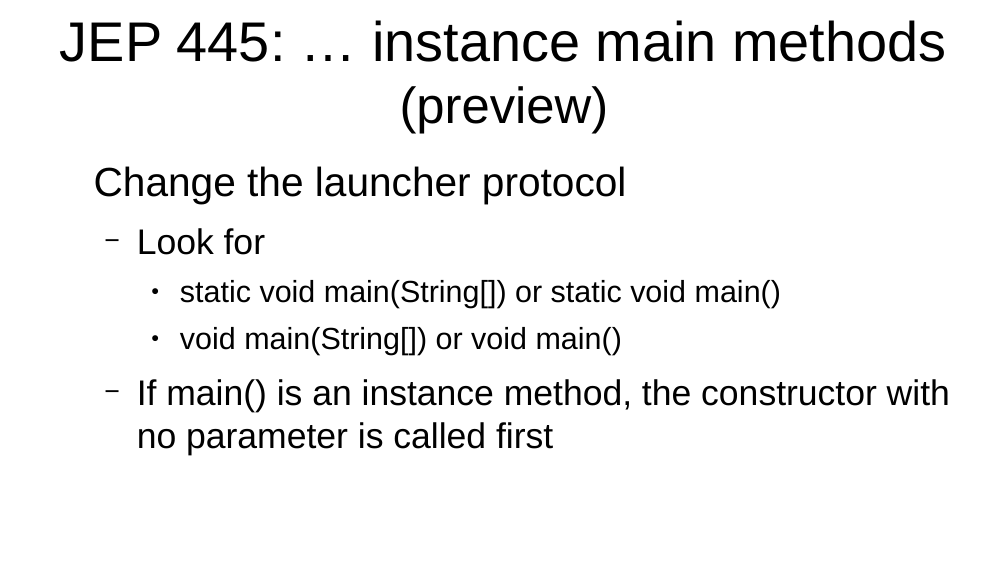
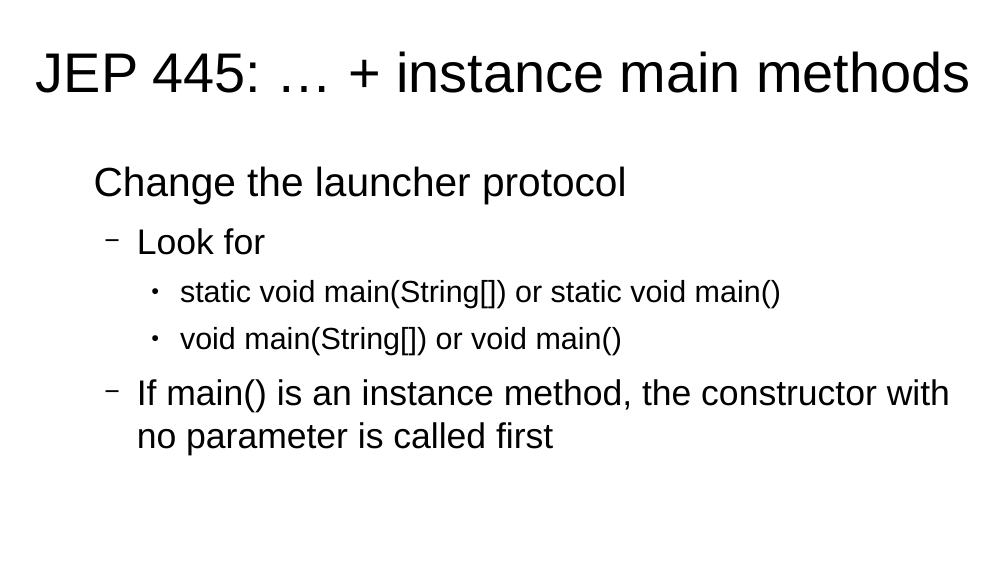
Before and after one commit to forax/java-21-demo, a slide deck: slide 7 of Java 21 add sparkle to your life.odp (slide 6 before the commit). Drawn at 1008x567 pixels with LibreOffice and Linux fonts; fonts in the diff are those of the drawing. Boxes give left, top, right and bottom in pixels: in the first picture for what was removed or moved away, otherwise in the second. Text is boxed around its words. In the diff, an @@ line names an element or a change of style, - is before the commit and + after.

```diff
--- a/Java 21 add sparkle to your life.odp
+++ b/Java 21 add sparkle to your life.odp
@@ title at [36, 51, 970, 93]: text changed @@
-JEP 445: … instance main methods
-(preview)
+JEP 445: … + instance main methods
```
Also in this commit, not shown: 1 slide added, 1 slide removed, 1 other file.
